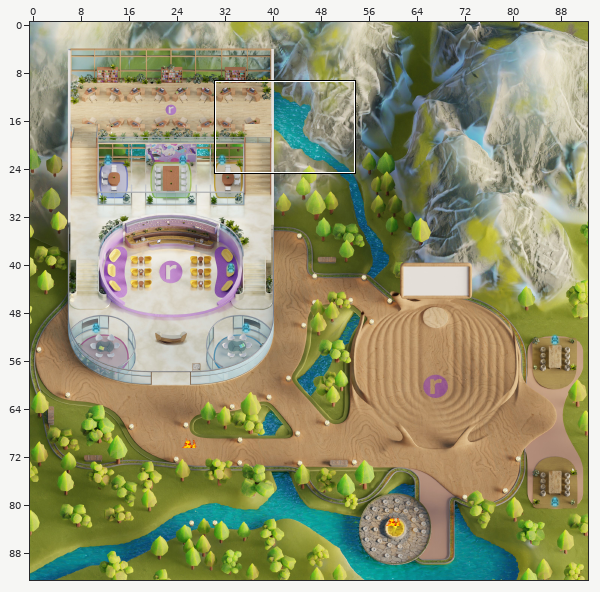
Level history. Tiled map (JSON): ryco.tmj. Above: a wide view before the commit, with the close-up outlined.
Close-up. Before:
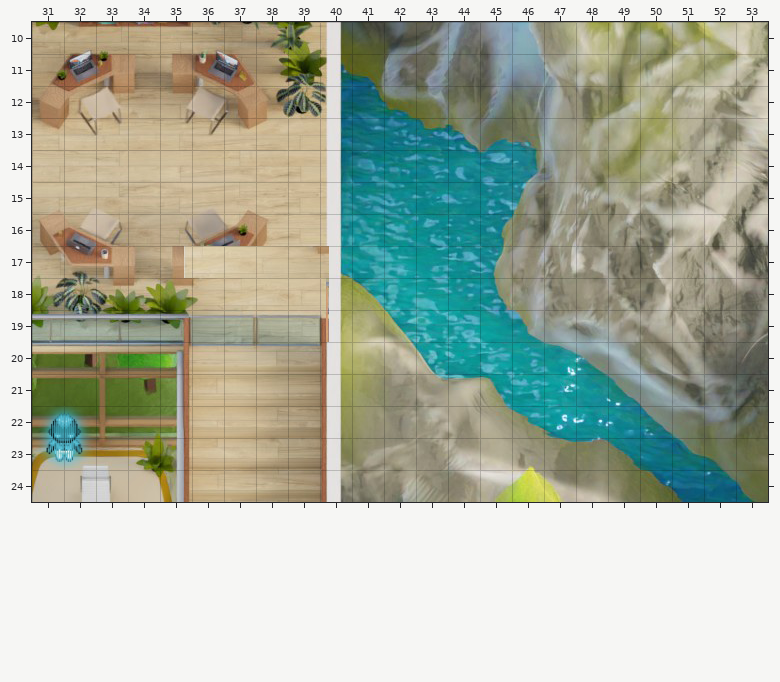
Cells are 32x32 px. Shown: x 31..53, y 10..24. The commit also changed other parts of the map, which this record leaves out. Not drawn, because the pictures are missing: unchanged layers "Foreground", "Foreground office rooms", "roof_office".
After:
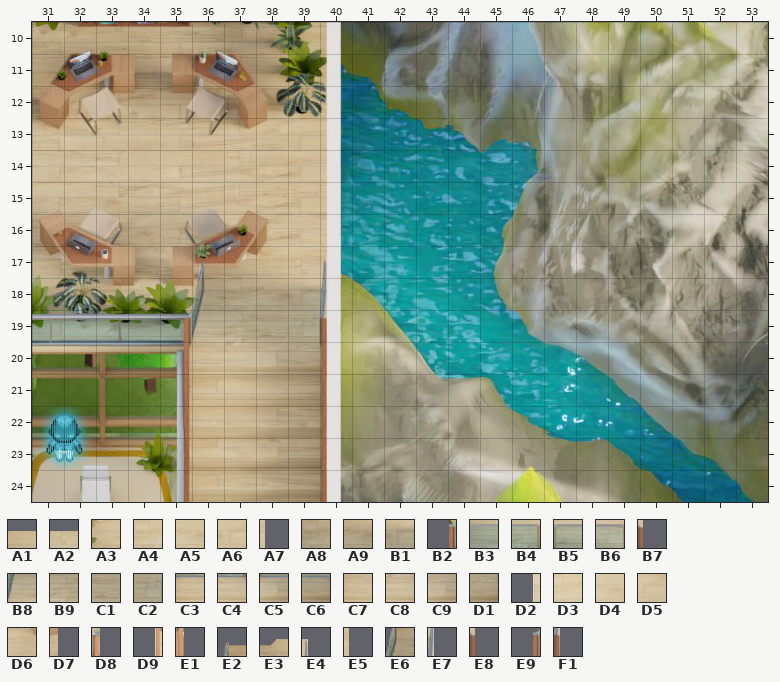
Key: from "111": A1 9, A2 10, A3 13, A4 14, A5 15, A6 16, A7 17, A8 20, A9 21, B1 22, B2 24, B3 25, B4 26, B5 27, B6 28, B7 29, B8 31, B9 32, C1 33, C2 34, C3 37, C4 38, C5 39, C6 40, C7 43, C8 44, C9 45, D1 46, D2 72, D3 73, D4 74, D5 75, D6 76, D7 77, D8 89, D9 96, E1 101; from "Doors open": E2 7, E3 8, E4 11, E5 17, E6 19, E7 23, E8 29, E9 30, F1 35.
__ is an empty cell, ## one hidden under a higher layer.
Edits made:
Layer "doors/door_officeR_closed":
y 17: x 35..40 D2 D3 D4 D5 D6 D7 -> __ __ __ __ __ __
y 18: x 36 ## -> A3; x 40 D8 -> E5
y 19: x 35 D9 -> B2; x 40 E1 -> E8
Layer "doors/door_officeR_open":
y 17: x 36..40 __ __ __ __ __ -> E2 E3 A1 A2 E4
y 18: x 36..40 A3 A4 A5 A6 A7 -> E6 A8 A9 B1 E7
y 19: x 35..40 B2 B3 B4 B5 B6 B7 -> E9 B8 B9 C1 C2 F1
y 20: x 36..39 C3 C4 C5 C6 -> C7 C8 C9 D1
Boxes around the changes in both close-ups, in picture pixels (x1, y1, x2, y2):
changed: (184, 246, 329, 358)
